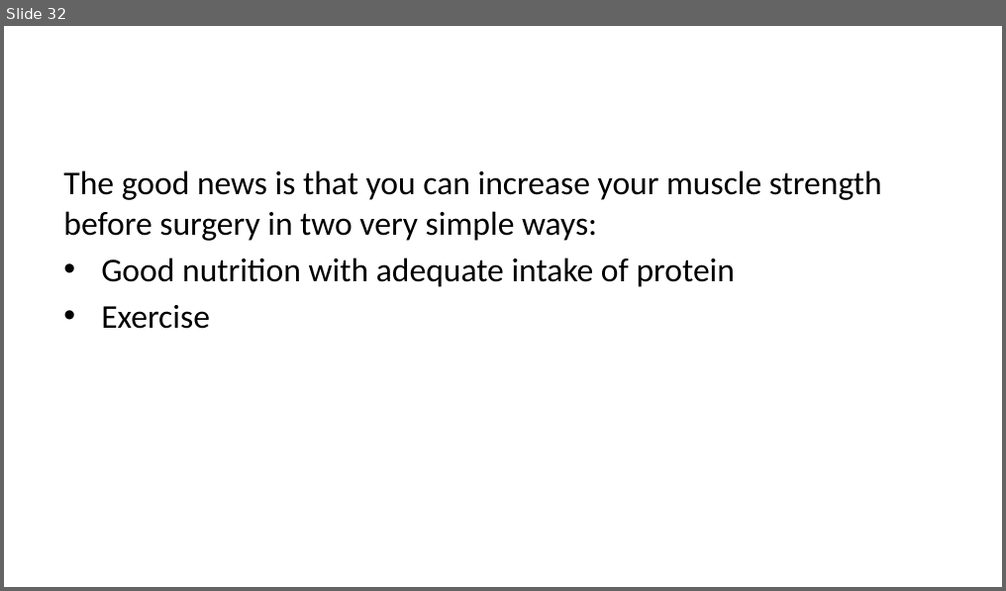
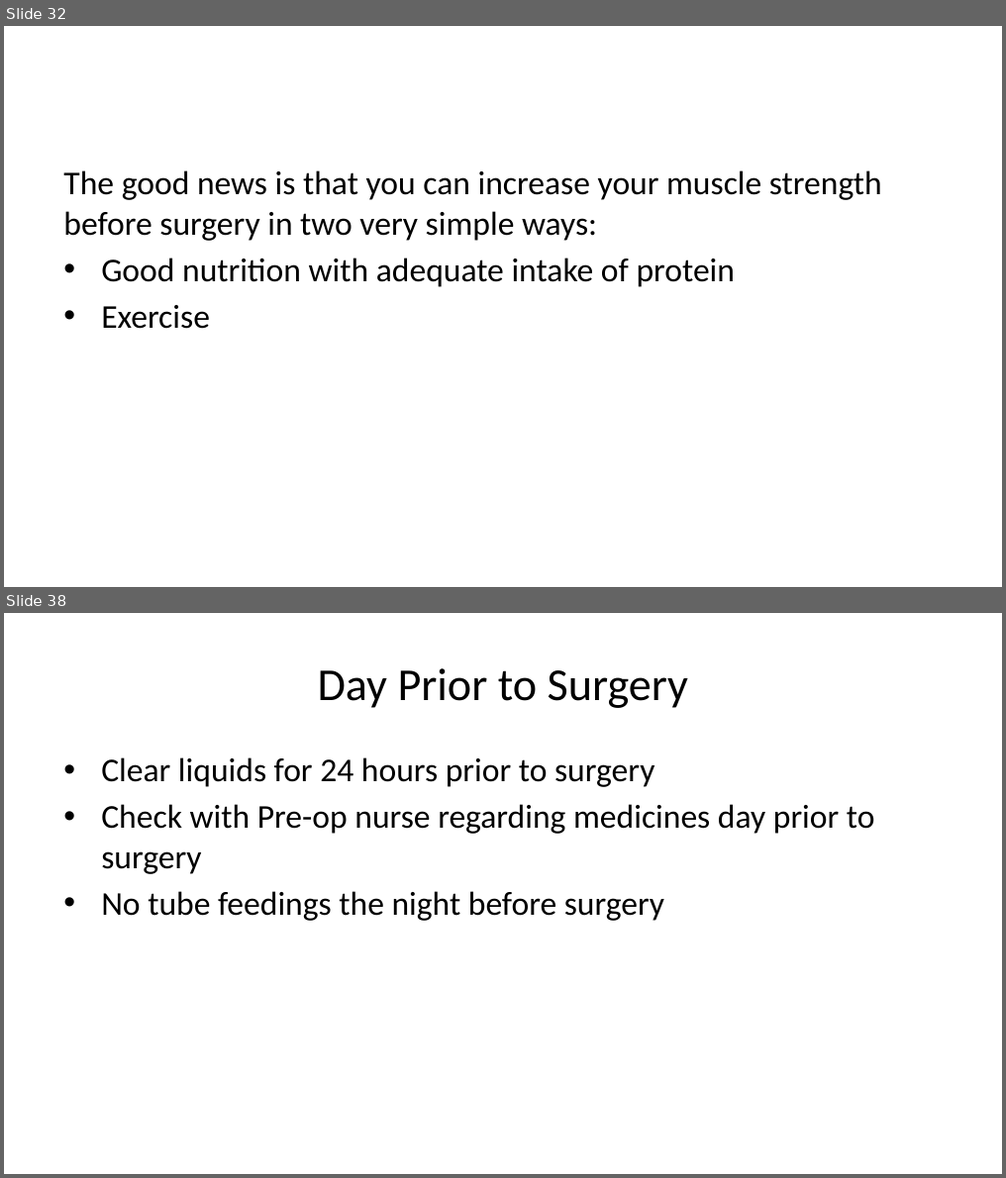
Before and after one commit to jcsalo/patient_education, a slide deck: lci_surgery.pptx. Shown one above the other, each under a label of ours: slide 32 before the commit, slides 32 and 38 after it; the slides between them are not shown. The pictures are 1006x591 and 1006x1178 pixels, drawn with LibreOffice and Linux fonts; fonts in the diff are those of the drawing. Boxes give left, top, right and bottom in pixels: in the first picture for what was removed or moved away, otherwise in the second. Text is boxed around its words. In the diff, an @@ line names an element or a change of style, - is before the commit and + after.

```diff
--- a/lci_surgery.pptx
+++ b/lci_surgery.pptx
@@ slide 38 added at [4,613,1002,1174], background #FFFFFF @@
@@ title added at [318,668,688,708], 33 pt, text #000000 @@
+Day Prior to Surgery
@@ text added at [101,758,875,921], 24 pt, text #000000 @@
+• Clear liquids for 24 hours prior to surgery
+• Check with Pre-op nurse regarding medicines day prior to surgery
+• No tube feedings the night before surgery
```
Also in this commit, not shown: 1 slide changed, 9 other slides added, 3 slides removed, 34 other files.
